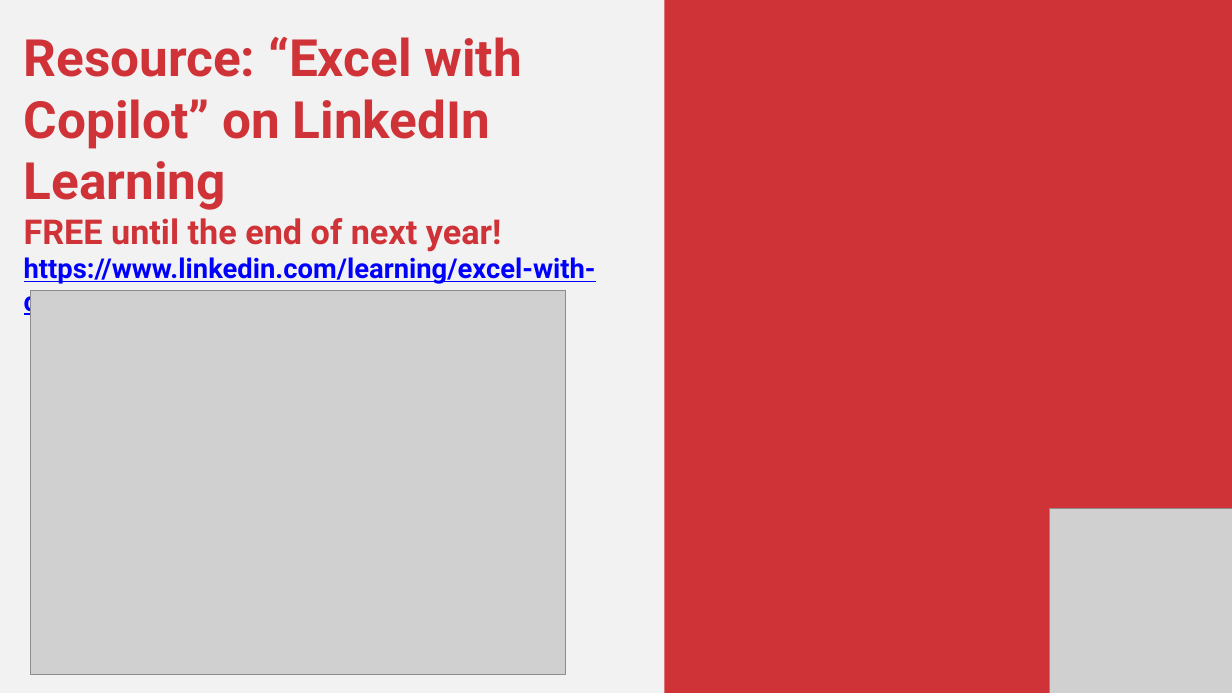
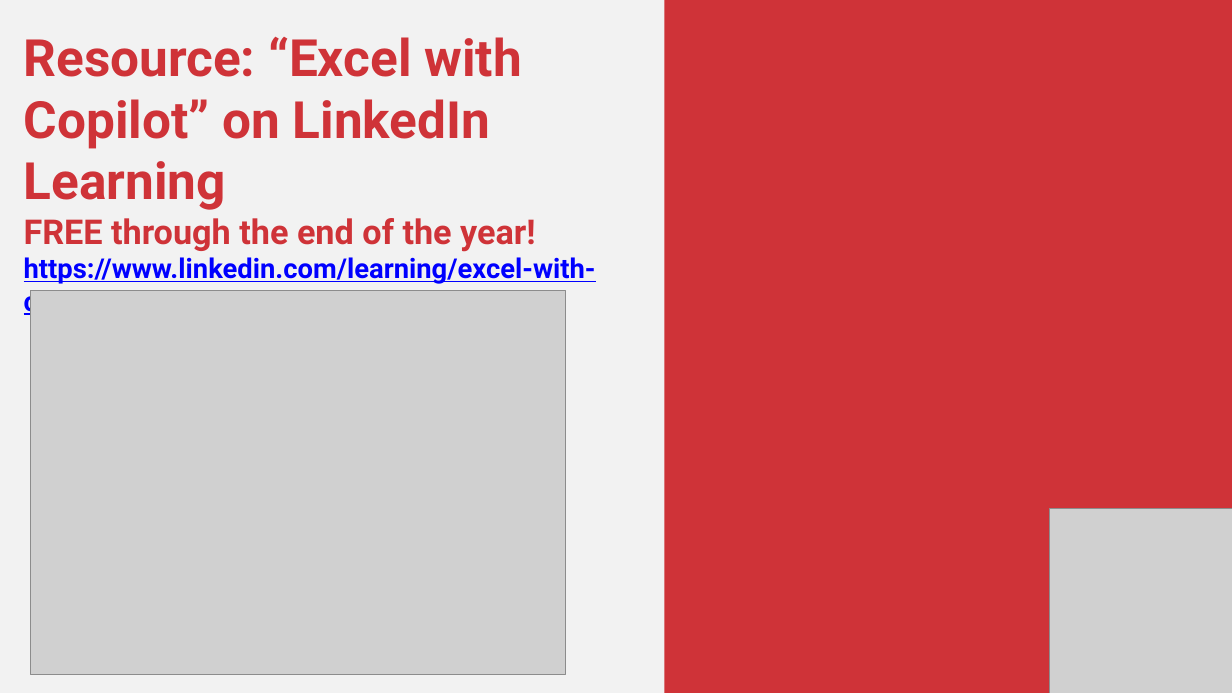
Before and after one commit to stringfestdata/modern-excel-magic-in-a-week, a slide deck: slide 6 of day-5-copilot/day-5-copilot-in-excel.pptx. Drawn at 1232x693 pixels with LibreOffice and Linux fonts; fonts in the diff are those of the drawing; grey boxes stand for pictures. Boxes give left, top, right and bottom in pixels: in the first picture for what was removed or moved away, otherwise in the second. Text is boxed around its words. In the diff, an @@ line names an element or a change of style, - is before the commit and + after.

```diff
--- a/day-5-copilot/day-5-copilot-in-excel.pptx
+++ b/day-5-copilot/day-5-copilot-in-excel.pptx
@@ text at <box>24,218,536,252</box>: text changed @@
-FREE until the end of next year!
+FREE through the end of the year!
```
Also in this commit, not shown: 20 other files.
